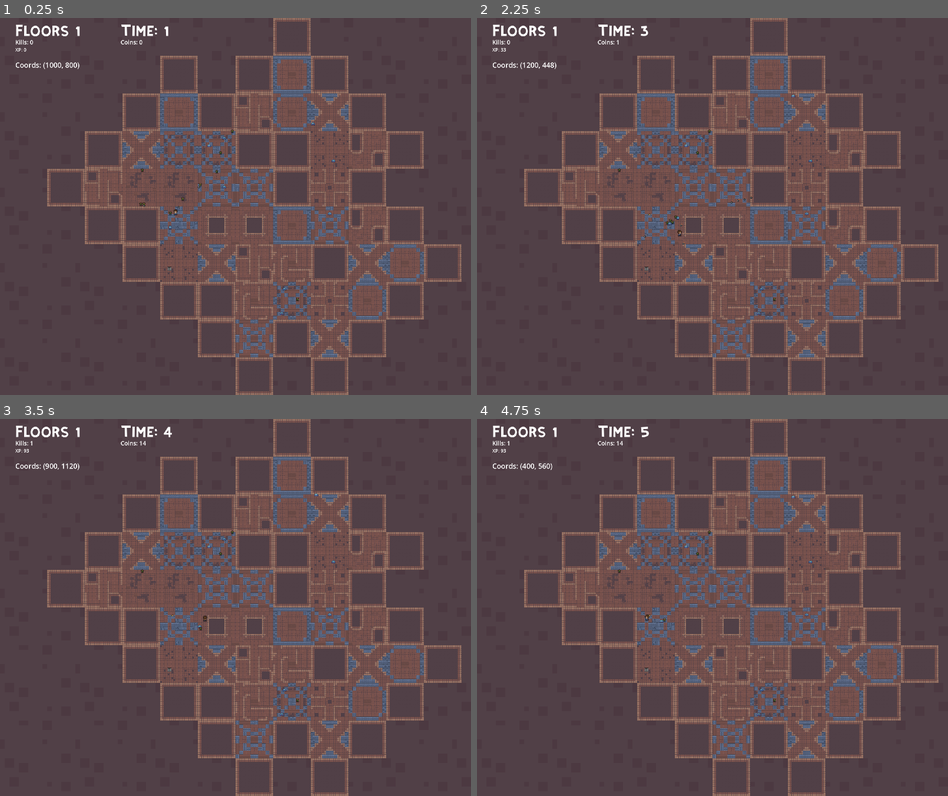
Above: before the commit, frames 1-4 (two rows, left to right).
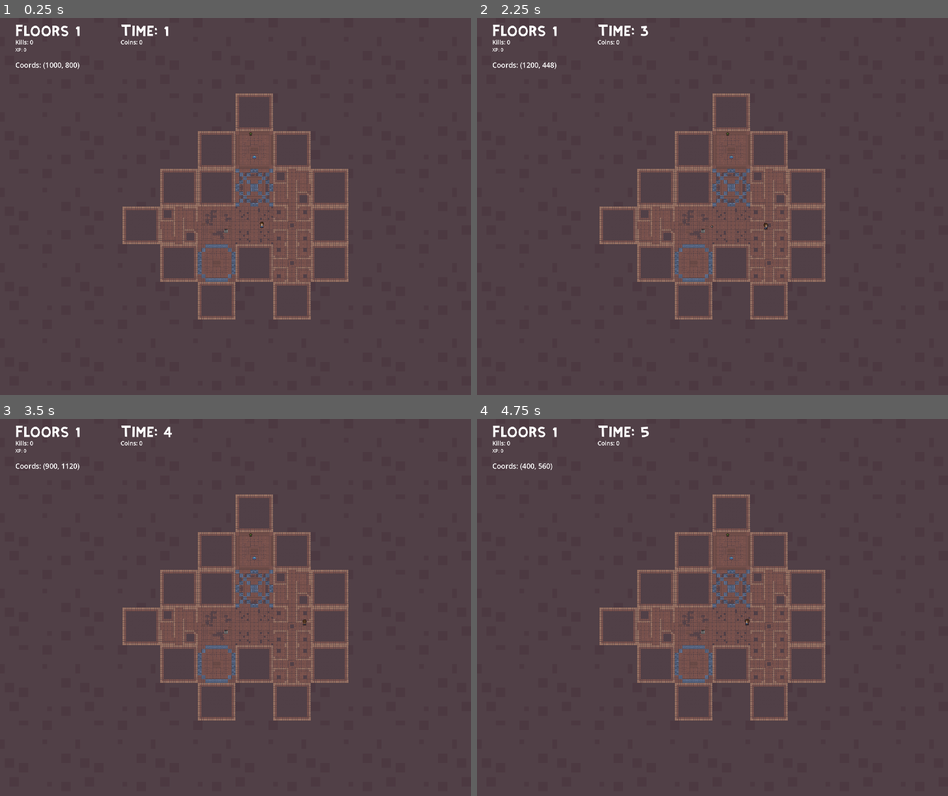
Above: after the commit, the same moments.

Repository: jaxonavena/Calamity
Game: Godot game, scene res://scenes/dungeon_generator.tscn
Same seed, same stepped clock (60 frames per second), same inputs: the game is played once before the commit and once after it.
Inputs (mouse positions are in pixels of both pictures, inside the frame that each line leads up to):
- Up to frame 1 (0.25 s): no input
- Up to frame 2 (2.25 s): tap Enter at 0.5 s; move the mouse to (816, 187) at 0.52 s; press the mouse at (816, 187) at 0.53 s; hold Right (ui_right) 0.53-1.28 s; tap Space (attack) at 0.6, 1.25, 1.55, 2.1 s; move the mouse to (618, 225) at 1.27 s; release the mouse at (618, 225) at 1.28 s; hold Down (ui_down) 1.28-2.03 s; click (618, 225) at 1.35 s; move the mouse to (759, 123) at 2.02 s; press the mouse at (759, 123) at 2.03 s; hold Right (ui_right) from 2.03 s (still down)
- Up to frame 3 (3.5 s): move the mouse to (211, 682) at 2.77 s; release Right (ui_right) at 2.78 s; release the mouse at (211, 682) at 2.78 s; hold Up (ui_up) from 2.78 s (still down); click (211, 682) at 2.85 s; tap Space (attack) at 3.05 s
- Up to frame 4 (4.75 s): tap Enter at 3.5 s; move the mouse to (853, 664) at 3.52 s; release Up (ui_up) at 3.53 s; hold E 3.53-4.28 s; hold Left (ui_left) from 3.53 s (still down); click (853, 664) at 3.8 s; move the mouse to (571, 550) at 4.27 s; tap Space (attack) at 4.35 s

The runs differ from the first frame. In frame 1, 23% of the frame differs, in the area x 10-98%, y 0-100%; in frame 2, 24%, in the area x 5-98%, y 0-100%; in frame 3, 24%; in frame 4, 24%.

Commit message:
Increasing dungeon size, enemy spawns as rounds go on. NUM_ROOMS is capped at 5. Enemies and stairs cna't spawn in the same room as the player now.

Diff:
--- a/calamity-godotproject/scenes/PR13.tscn
+++ b/calamity-godotproject/scenes/PR13.tscn
@@ -5,7 +5,7 @@
 [node name="PR4" type="Node2D"]
 
 [node name="TileMapLayer" type="TileMapLayer" parent="."]
-tile_map_data = PackedByteArray("AAAAAAAAAAAGAAEAAAABAAAAAAA …(875 unchanged characters)… MAAAADAAEAAAAJAAQAAAADAAEAAAAJAAUAAAAGAAEAAFAAAAYAAAADAAEAAAAAAAcAAAADAAEAAAAAAAgAAA …(620 unchanged characters)…
+tile_map_data = PackedByteArray("AAAAAAAAAAAGAAEAAAABAAAAAAA …(875 unchanged characters)… MAAAADAAEAAAAJAAQAAAADAAEAAAAJAAUAAAAGAAMAAGAAAAYAAAADAAEAAAAAAAcAAAADAAEAAAAAAAgAAA …(620 unchanged characters)…
 tile_set = ExtResource("1_fobem")
 
 [node name="D1" type="Marker2D" parent="."]
--- a/calamity-godotproject/scenes/dungeon_generator.tscn
+++ b/calamity-godotproject/scenes/dungeon_generator.tscn
@@ -1,5 +1,6 @@
 [gd_scene load_steps=19 format=4 uid="uid://fvuh24om4h5y"]
 
+[ext_resource type="Script" path="res://scripts/dungeon_generator.gd" id="1_vc0pt"]
 [ext_resource type="PackedScene" uid="uid://c7yisnsvlbei8" path="res://scenes/PR1.tscn" id="2_3kjpu"]
 [ext_resource type="PackedScene" uid="uid://jeer3bdlrrig" path="res://scenes/PR2.tscn" id="3_wwpst"]
 [ext_resource type="PackedScene" uid="uid://cpvnvntgnu2oo" path="res://scenes/PR3.tscn" id="4_87sco"]
@@ -18,381 +19,8 @@
 [ext_resource type="Script" path="res://scripts/stat_display.gd" id="16_qitlb"]
 [ext_resource type="FontFile" uid="uid://dgklijjyt18vo" path="res://Godot-Fontpack-d244bf6170b399a6d4d26a0d906058ddf2dafdf1/fonts/kirifont/KiriFont.ttf" id="17_uw88n"]
 
-[sub_resource type="GDScript" id="GDScript_5aeyw"]
-script/source = "extends Node2D
-
-@export var room_scenes: Array = []
-var border_room = preload(\"res://scenes/border_room.tscn\")
-var staircase = preload(\"res://scenes/staircase.tscn\")
-var player = preload(\"res://scenes/player.tscn\")
-var enemy = preload(\"res://scenes/enemy.tscn\")
-var enemyglobin = preload(\"res://scenes/enemyglobin.tscn\")
-var used_positions = {}
-var door_distance_offsets = {}
-const NUM_ROOMS = 5 #5
-const ROOM_REMOVAL_PERCENTAGE = 15 #15
-var placed_rooms = []
-var delay = false # Delay the generation of the dungeon to watch it happen live, currently breaks everything if true
-const DELAY = 1.0
-
-# StatDisplay
-var stat_display: Control
-var floors_label
-var time_survived_label
-var kills_label
-var coins_label
-var xp_label
-
-# DebugDisplay
-var mouse_pos_label
-
-# SPECIAL --------------------------------------------------------------------------------------------------------------
-func _ready():
-	generate_dungeon()
-	print(\"PLAYER\")
-	place_player(global_script.player_instance)
-	print(\"ENEMIES...\")
-	place_enemies(10)
-
-	# UI
-	find_stat_labels()
-	find_debug_labels()
-	update_stats()
-
-func _process(delta):
-	# cmd+R or ctrl+R press to restart the scene
-	if Input.is_action_pressed(\"restart_scene\"):
-		restart_scene()
-
-	global_script.time_survived += delta
-	update_stats()
-	update_mouse_pos()
-
-func restart_scene():
-	# Reload the current scene
-	var current_scene = get_tree().current_scene
-	global_script.player_instance = null
-	global_script.reset_player_stats()
-	get_tree().reload_current_scene()
-
-# DUNGEON (build overall map) --------------------------------------------------------------------------------------------------------------
-func generate_dungeon():
-	var start_room = init_dungeon()
-
-	place_connected_rooms(start_room, NUM_ROOMS) #recursive
-	remove_some_rooms(ROOM_REMOVAL_PERCENTAGE) # input the percentage of rooms you want to remove
-	place_borders() # walls off the dungeon
-	print(\"STAIRS\")
-	place_staircase()
-
-	global_script.previous_floor = get_tree().current_scene
-
-func init_dungeon() -> Node2D:
-	# Initialize the starting room
-	var start_room = instance_room()
-	start_room.global_position = Vector2(1000,800)
-	add_child(start_room)
-	placed_rooms.append(start_room)
-
-	used_positions[start_room.global_position] = start_room
-	calculate_door_distance_offsets(start_room)
-	return start_room
-
-func instance_room() -> Node2D:
-	# Choose a random room scene to instance
-	var scene = room_scenes[randi() % room_scenes.size()]
-	return scene.instantiate()
-
-
-func place_connected_rooms(current_room: Node2D, remaining_rooms: int):
-	if remaining_rooms <= 0:
-		return
-
-	var current_doors = get_door_markers(current_room)
-	while current_doors.size() > 0:
-		# pick a random side
-		var random_index = randi_range(0, current_doors.size() - 1)
-		var door = current_doors[random_index]
-		current_doors.remove_at(random_index) # pop
-
-		var new_room = instance_room()
-		var new_room_pos = current_room.global_position
-
-		new_room.global_position = determine_new_room_pos(door, new_room_pos)
-
-		if used_positions.has(new_room.global_position):
-			continue  # Skip if there's already a connection here
-
-		add_child(new_room)
-
-		placed_rooms.append(new_room)
-		used_positions[new_room.global_position] = new_room
-
-		# SEE THE DUNGEON GROW
-		# This breaks everything for some reason
-		if delay:
-			await wait_for(DELAY)
-
-		# THis also might break everything, but might be ok
-		var break_early = randi_range(1, 100)
-		if break_early <= 10: #25% chance to not place four rooms around
-			continue
-
-		# Recursively place more rooms
-		place_connected_rooms(new_room, remaining_rooms - 1)
-
-func calculate_door_distance_offsets(current_room: Node2D):
-	var room_pos = current_room.global_position
-	var current_doors = get_door_markers(current_room)
-	for door in current_doors:
-		var pos = door.global_position
-		door_distance_offsets[door.name] = pos - room_pos
-
-func remove_some_rooms(percentage: int):
-	var initial_size = placed_rooms.size()
-	while placed_rooms.size() > initial_size - ceil(initial_size * (percentage / 100.0)): # Remove designated percentage of rooms
-		var random_index = randi_range(0, placed_rooms.size() - 1)
-		var room = placed_rooms[random_index]
-
-		if used_positions.has(room.global_position):
-			used_positions.erase(room.global_position)
-
-		room.queue_free()
-		placed_rooms.remove_at(random_index) # pop
-
-		# SEE THE DUNGEON SHRINK
-		if delay:
-			await wait_for(DELAY)
-
-	remove_non_adjacent_rooms() # clean inaccessible straggler rooms
-
-func determine_new_room_pos(door: Node2D, current_pos: Vector2) -> Vector2:
-	if door.name.begins_with(\"D1\"):
-		return current_pos - Vector2(0,door_distance_offsets[\"D3\"].y)
-	elif door.name.begins_with(\"D2\"):
-		return current_pos + Vector2(door_distance_offsets[\"D2\"].x,0)
-	elif door.name.begins_with(\"D3\"):
-		return current_pos + Vector2(0, door_distance_offsets[\"D3\"].y)
-	elif door.name.begins_with(\"D4\"):
-		return current_pos - Vector2(door_distance_offsets[\"D2\"].x, 0)
-	else:
-		# Should never reach here if we properly name our doors
-		print(\"ERROR in determine_new_room_pos()\")
-		return Vector2.ZERO
-
-func get_door_markers(room: Node2D) -> Array:
-	var door_markers = []
-	for child in room.get_children():
-		if child is Marker2D and child.name.begins_with(\"D\"):
-			door_markers.append(child)
-	return door_markers
-
-func remove_non_adjacent_rooms():
-	for current_position in used_positions.keys():  # Iterate over the keys in used_positions
-		# Iterate over all the other positions in the dictionary
-		var flag = false
-		for other_position in used_positions.keys():
-			if current_position == other_position:
-				continue  # Skip comparing the room with itself
-
-			# Check if the room is adjacent by comparing the difference
-			if is_adjacent(current_position, other_position):
-				#print(\"Adjacent room found at:\", other_position)
-				flag = true
-				break
-
-		if !flag:
-			var room = used_positions[current_position]
-			used_positions.erase(room.global_position)
-			room.queue_free()
-			# Does not update placed_rooms... probably should
-
-			# SEE THE DUNGEON SHRINK
-			if delay:
-				await wait_for(DELAY)
-
-func is_adjacent(pos1: Vector2, pos2: Vector2) -> bool:
-	# check if the two positions are adjacent up, down, left, or right
-	var diff = pos1 - pos2
-	return (abs(diff.x) == 160 and diff.y == 0) or (abs(diff.y) == 160 and diff.x == 0)
-
-func wait_for(time: float):
-	await get_tree().create_timer(time).timeout
-
-func place_borders():
-	for current_position in used_positions.keys():  # Iterate over the keys in used_positions
-		var adjacent_spaces = []
-		adjacent_spaces.append(current_position + Vector2(0, 160)) #UP
-		adjacent_spaces.append(current_position + Vector2(0, -160)) #DOWN
-		adjacent_spaces.append(current_position + Vector2(-160, 0)) #LEFT
-		adjacent_spaces.append(current_position + Vector2(160, 0)) #RIGHT
-
-		for space in adjacent_spaces:
-			if used_positions.has(space):
-				continue
-			else:
-				var border = border_room.instantiate()
-				border.global_position = space
-				add_child(border)
-
-				# SEE THE DUNGEON ADD BORDERS
-				if delay:
-					await wait_for(DELAY)
-
-
-# SPAWNING (player, enemies, stairs) --------------------------------------------------------------------------------------------------------------
-func salt(min: int, max: int) -> Vector2:
-	return Vector2(randi_range(min, max), randi_range(min, max))
-
-func tile_increment() -> Vector2:
-	# Generate a random increment of 16 between 0 and 144
-	# (0 to 9) * 16 gives increments from 0 to 144
-	var x = randi() % 10 * 16
-	var y = randi() % 10 * 16
-	return Vector2(x,y)
-
-func get_random_room_location() -> Vector2:
-	return used_positions.keys()[randi_range(0, used_positions.size() - 1)]
-
-#func get_spawn_location() -> Vector2: # Pick a spawn spot for characters
-	#return get_random_room_location() + salt(5,160)
-
-#func get_random_tile_location() -> Vector2:
-	#return get_random_room_location() + tile_increment()
-
-func is_spawnable_tile(spawn_location: Vector2) -> bool:
-	# Actual -> Calc
-	# (0,3) -> (2,3)
-	# (6-8,2) -> (4,3)
-	# (6-8,2) -> (4,2)
-	# (2,1) -> (2,2)
-	# (6-8,2) -> (2,2)
-	# (3,1) -> (3,3)
-	# (3,1) -> (4,3)
-	# (2,1) -> (1,1)
-	# (3,1) -> (2,1)
-	var tile_map_layer = get_node(\"DungeonBase\")
-	var local_position = tile_map_layer.to_local(spawn_location)
-
-	var cell = tile_map_layer.local_to_map(local_position)
-	print(\"CELL\")
-	print(cell)
-
-	var data = tile_map_layer.get_cell_tile_data(cell)
-	print(\"DATA\")
-	print(data)
-
-	if data:
-		print(\"checking spawnable\")
-		print(!data.get_custom_data(\"not_spawnable\"))
-		print(\"\\n\")
-		return !data.get_custom_data(\"not_spawnable\") # I did not_spawnable instead of spawnable so we have to manually mark less tiles in the TileSet
-	else:
-		# We shouldn't hit this ever with valid global coords
-		print(\"ERROR - Shouldn't be hitting this point. No TileData.\")
-		return true # avoids maximum recursion depth error
-
-func is_spawnable_room(room_location: Vector2) -> bool:
-	print(\"IS IN GROUP?\")
-	print(used_positions[room_location].is_in_group(\"spawnable_room\"))
-	return used_positions.has(room_location) and used_positions[room_location].is_in_group(\"spawnable_room\")
-
-func is_vector_in_range(vector: Vector2, min: int, max: int) -> bool:
-	return vector.x >= min and vector.x <= max and vector.y >= min and vector.y <= max
-
-var recursion_depth = 0
-func get_valid_spawn_location(season: bool = false) -> Vector2:
-	if recursion_depth > 100:
-		push_error(\"Recursion limit exceeded in get_valid_spawn_location\")
-		return Vector2.ZERO
-	recursion_depth += 1
-	print(\"\\nRecursion depth:\", recursion_depth)
-
-	var room_location = get_random_room_location() # -> Vector 2
-	print(\"GLOBAL SPAWN LOC:\")
-	print(room_location)
-	if is_spawnable_room(room_location):
-		print(\"It's spawnable\")
-		var salt = Vector2.ZERO
-		var tile_increment = tile_increment()
-		print(\"INCREMENT:\")
-		print(tile_increment)
-		var tile_in_room = room_location + tile_increment
-		print(\"TILE IN ROOM\")
-		print(tile_in_room)
-
-		print(\"IN RANGE?\")
-		print(is_vector_in_range(tile_in_room, room_location.x + 15, room_location.y + 140))
-		print(\"SEASON?\")
-		print(season)
-		# add some margin so player/enemies hitboxes don't spawn barely in the wall of an adjacent room
-		if is_vector_in_range(tile_in_room, room_location.x + 15, room_location.y + 140) and season:
-			print(\"SALTING\")
-			salt = salt(0,16)
-			print(salt)
-
-		print(\"TOTAL SPAWN SPOT:\")
-		print(room_location + tile_increment + salt)
-		recursion_depth = 0
-		return room_location + tile_increment + salt
-	else:
-		print(\"recurse\")
-		return get_valid_spawn_location(season)
-
-func place_staircase():
-	var tile_coord = get_valid_spawn_location()
-	var stairs = staircase.instantiate()
-	stairs.global_position = tile_coord
-	add_child(stairs)
-
-func place_player(player_instance: CharacterBody2D = null):
-	print(\"\\nPLAYER STUFF\")
-	var spawn_location = get_valid_spawn_location(true)
-	if player_instance: # Player is moving on to the next floor
-		player_instance.position = spawn_location
-		add_child(player_instance)
-	else: # Player is starting a new attempt
-		player_instance = player.instantiate()
-		player_instance.position = spawn_location
-		add_child(player_instance)
-		global_script.player_instance = player_instance
-
-func place_enemies(count: int):
-	for i in range(count):
-		print(\"\\nEnemy spawn\")
-		var slime_instance = enemy.instantiate()
-		slime_instance.position = get_valid_spawn_location(true)
-		add_child(slime_instance)
-
-		var enemyglobin_instance = enemyglobin.instantiate()
-		enemyglobin_instance.position = get_valid_spawn_location(true)
-		add_child(enemyglobin_instance)
-
-# UI --------------------------------------------------------------------------------------------------------------
-func find_stat_labels():
-	stat_display = get_node(\"CanvasLayer/StatDisplay\")
-	floors_label = stat_display.get_node(\"FloorsCleared\")
-	time_survived_label = stat_display.get_node(\"TimeSurvived\")
-	kills_label = stat_display.get_node(\"Kills\")
-	coins_label = stat_display.get_node(\"Coins\")
-	xp_label = stat_display.get_node(\"XP\")
-
-func update_stats():
-	floors_label.text = \"Floors \" + str(global_script.floors)
-	time_survived_label.text = \"Time: \" + str(ceil(global_script.time_survived))
-	kills_label.text = \"Kills: \" + str(global_script.kills)
-	coins_label.text = \"Coins: \" + str(global_script.player_coins)
-	xp_label.text = \"XP: \" + str(global_script.player_xp)
-
-func find_debug_labels():
-	mouse_pos_label = stat_display.get_node(\"MousePos\")
-
-func update_mouse_pos():
-	mouse_pos_label.text = \"Coords: \" + str(get_global_mouse_position())
-"
-
 [node name="DungeonGenerator" type="Node2D"]
-script = SubResource("GDScript_5aeyw")
+script = ExtResource("1_vc0pt")
 room_scenes = [ExtResource("2_3kjpu"), ExtResource("3_wwpst"), ExtResource("4_87sco"), ExtResource("5_s571o"), ExtResou …(237 unchanged characters)…
 
 [node name="DungeonBase" type="TileMapLayer" parent="."]
--- a/calamity-godotproject/scripts/dungeon_generator.gd
+++ b/calamity-godotproject/scripts/dungeon_generator.gd
@@ -8,11 +8,13 @@
 var enemyglobin = preload("res://scenes/enemyglobin.tscn")
 var used_positions = {}
 var door_distance_offsets = {}
-const NUM_ROOMS = 5 #5
-const ROOM_REMOVAL_PERCENTAGE = 15 #15
+var player_spawn_room_location: Vector2
+var NUM_ROOMS = min(global_script.floors + 1, 5) # 5 is ideal with 15 removal
+#var NUM_ROOMS = 5 # 5 is ideal with 15 removal
+const ROOM_REMOVAL_PERCENTAGE = 15 #15 is ideal with 5 size
 var placed_rooms = []
 var delay = false # Delay the generation of the dungeon to watch it happen live, currently breaks everything if true
-const DELAY = 1.0
+const DELAY = 0.2
 
 # StatDisplay
 var stat_display: Control
@@ -28,10 +30,9 @@
 # SPECIAL --------------------------------------------------------------------------------------------------------------
 func _ready():
 	generate_dungeon()
-	print("PLAYER")
 	place_player(global_script.player_instance)
-	print("ENEMIES...")
-	place_enemies(10)
+	place_staircase()
+	place_enemies(global_script.floors)
 
 	# UI
 	find_stat_labels()
@@ -54,6 +55,9 @@
 	global_script.reset_player_stats()
 	get_tree().reload_current_scene()
 
+func wait_for(time: float):
+	await get_tree().create_timer(time).timeout
+
 # DUNGEON (build overall map) --------------------------------------------------------------------------------------------------------------
 func generate_dungeon():
 	var start_room = init_dungeon()
@@ -61,8 +65,6 @@
 	place_connected_rooms(start_room, NUM_ROOMS) #recursive
 	remove_some_rooms(ROOM_REMOVAL_PERCENTAGE) # input the percentage of rooms you want to remove
 	place_borders() # walls off the dungeon
-	print("STAIRS")
-	place_staircase()
 
 	global_script.previous_floor = get_tree().current_scene
 
@@ -109,8 +111,8 @@
 
 		# SEE THE DUNGEON GROW
 		# This breaks everything for some reason
-		if delay:
-			await wait_for(DELAY)
+		#if delay:
+			#await wait_for(DELAY)
 
 		# THis also might break everything, but might be ok
 		var break_early = randi_range(1, 100)
@@ -195,9 +197,6 @@
 	var diff = pos1 - pos2
 	return (abs(diff.x) == 160 and diff.y == 0) or (abs(diff.y) == 160 and diff.x == 0)
 
-func wait_for(time: float):
-	await get_tree().create_timer(time).timeout
-
 func place_borders():
 	for current_position in used_positions.keys():  # Iterate over the keys in used_positions
 		var adjacent_spaces = []
@@ -271,26 +270,20 @@
 		print("ERROR - Shouldn't be hitting this point. No TileData.")
 		return true # avoids maximum recursion depth error
 
-func is_spawnable_room(room_location: Vector2) -> bool:
-	print("ROOM")
-	print(used_positions[room_location])
-	print("IS IN GROUP?")
-	print(used_positions[room_location].is_in_group("spawnable_room"))
+func is_spawnable_room(room_location: Vector2, is_player = false) -> bool:
+	if !is_player and room_location == player_spawn_room_location: # Nothing can spawn in the player's spawn room
+		return false
 	return used_positions.has(room_location) and used_positions[room_location].is_in_group("spawnable_room")
 
 func is_vector_in_range(vector: Vector2, min: int, max: int) -> bool:
 	return vector.x >= min and vector.x <= max and vector.y >= min and vector.y <= max
 
-#var recursion_depth = 0
-func get_valid_spawn_location(season: bool = false) -> Vector2:
-	#if recursion_depth > 100:
-		#push_error("Recursion limit exceeded in get_valid_spawn_location")
-		#return Vector2.ZERO
-	#recursion_depth += 1
-	#print("Recursion depth:", recursion_depth)
-
+func get_valid_spawn_location(season: bool = false, is_player: bool = false) -> Vector2:
 	var room_location = get_random_room_location() # -> Vector 2
-	if is_spawnable_room(room_location):
+	if is_spawnable_room(room_location, is_player):
+		if is_player:
+			player_spawn_room_location = room_location
+			print(player_spawn_room_location)
 		var salt = Vector2.ZERO
 		var tile_increment = tile_increment()
 		var tile_in_room = room_location + tile_increment
@@ -301,7 +294,11 @@
 
 		return room_location + tile_increment() + salt
 	else:
-		return get_valid_spawn_location()
+		return get_valid_spawn_location(season, is_player)
+
+func rearrange_sibling_nodes(node1, node2):
+	var parent = node1.get_parent()
+	parent.move_child(node2, node1.get_index())  # Move Node2 before Node1
 
 func place_staircase():
 	var tile_coord = get_valid_spawn_location()
@@ -309,8 +306,14 @@
 	stairs.global_position = tile_coord
 	add_child(stairs)
 
+	# We need to know where the player's spawn room is to make sure enemies/stairs
+	# don't spawn in the same room. This requires us to spawn the stairs after the player, but if
+	# we do that, then the player will be able to walk "under" the stairs sprite. So we rearrange the
+	# order of the nodes in the tree, after the fact, so that everything works
+	rearrange_sibling_nodes($Player, $Staircase)
+
 func place_player(player_instance: CharacterBody2D = null):
-	var spawn_location = get_valid_spawn_location(true)
+	var spawn_location = get_valid_spawn_location(true, true)
 	if player_instance: # Player is moving on to the next floor
 		player_instance.position = spawn_location
 		add_child(player_instance)
@@ -320,7 +323,14 @@
 		add_child(player_instance)
 		global_script.player_instance = player_instance
 
-func place_enemies(count: int):
+func place_enemies(floors: int):
+	# min: 75% of (2 * input), max: (2 * input)
+	# Floor 1: min: 1.5 -> 1, max: 2, count:
+	# Floor 2: min: 3, max: 4
+	var min = int(0.75 * 2 * floors)
+	var max = int(4 * floors)
+	var count = randi() % (max - min + 1) + min
+
 	for i in range(count):
 		var slime_instance = enemy.instantiate()
 		slime_instance.position = get_valid_spawn_location(true)
--- a/calamity-godotproject/scripts/global.gd
+++ b/calamity-godotproject/scripts/global.gd
@@ -2,6 +2,7 @@
 # PLAYER FLAGS
 var player_current_attack = false
 var player_can_use_stairs = false
+var player_is_invincible = false
 
 # PLAYER STATS
 var player_coins = 0
--- a/calamity-godotproject/scripts/player.gd
+++ b/calamity-godotproject/scripts/player.gd
@@ -5,7 +5,7 @@
 var current_dir = "down"
 var enemy_in_attack_range = false
 var enemy_attack_cooldown = true
-var health = 100
+var health = 250
 var player_alive = true
 var attack_in_progess = false
 var projectile_hit = false
@@ -150,7 +150,8 @@
 
 func enemy_attack(shot = false):
 	if (enemy_in_attack_range and enemy_attack_cooldown == true) or shot:
-		health = health - 5;
+		if !global_script.player_is_invincible:
+			health = health - 5;
 		enemy_attack_cooldown = false
 		$enemy_attackcooldown.start()
 		#print("player taken damage\n")
--- a/calamity-godotproject/tilesets/dungeon_tileset.tres
+++ b/calamity-godotproject/tilesets/dungeon_tileset.tres
@@ -171,6 +171,7 @@
 5:3/0/physics_layer_0/polygon_0/points = PackedVector2Array(-8, -8, 8, -8, 8, 8, -8, 8)
 5:3/0/custom_data_0 = true
 6:3/0 = 0
+6:3/0/physics_layer_0/polygon_0/points = PackedVector2Array(-8, -8, -2.53125, -8, -8, -1.125)
 6:3/0/custom_data_0 = true
 8:3/0 = 0
 8:3/0/custom_data_0 = true
